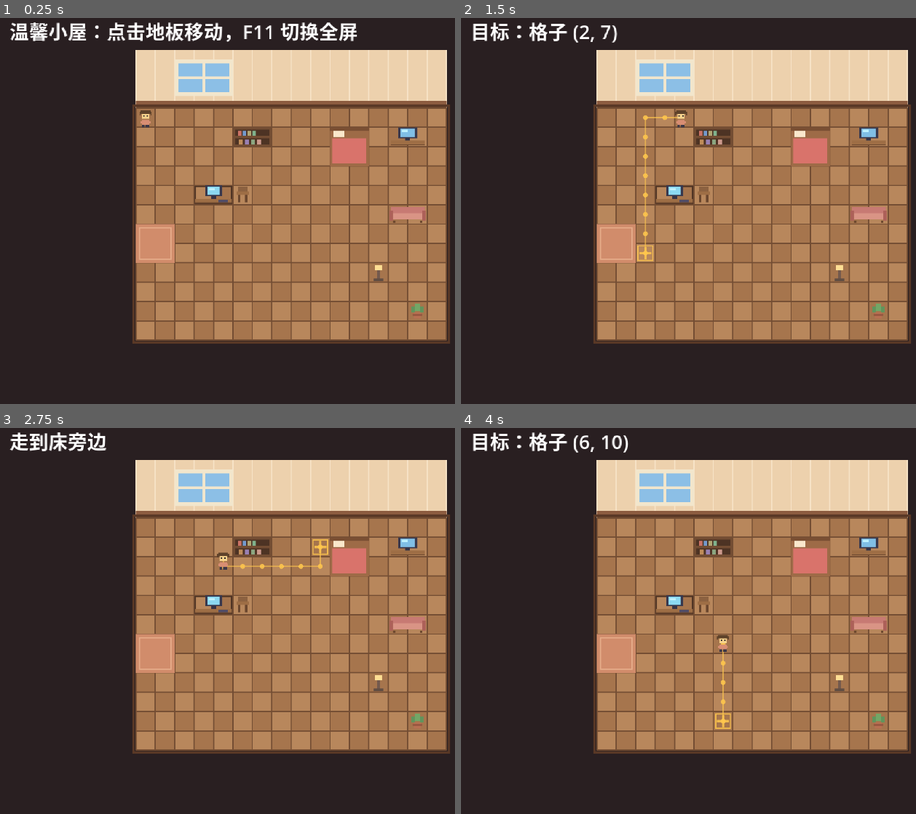
Above: before the commit, frames 1-4 (two rows, left to right).
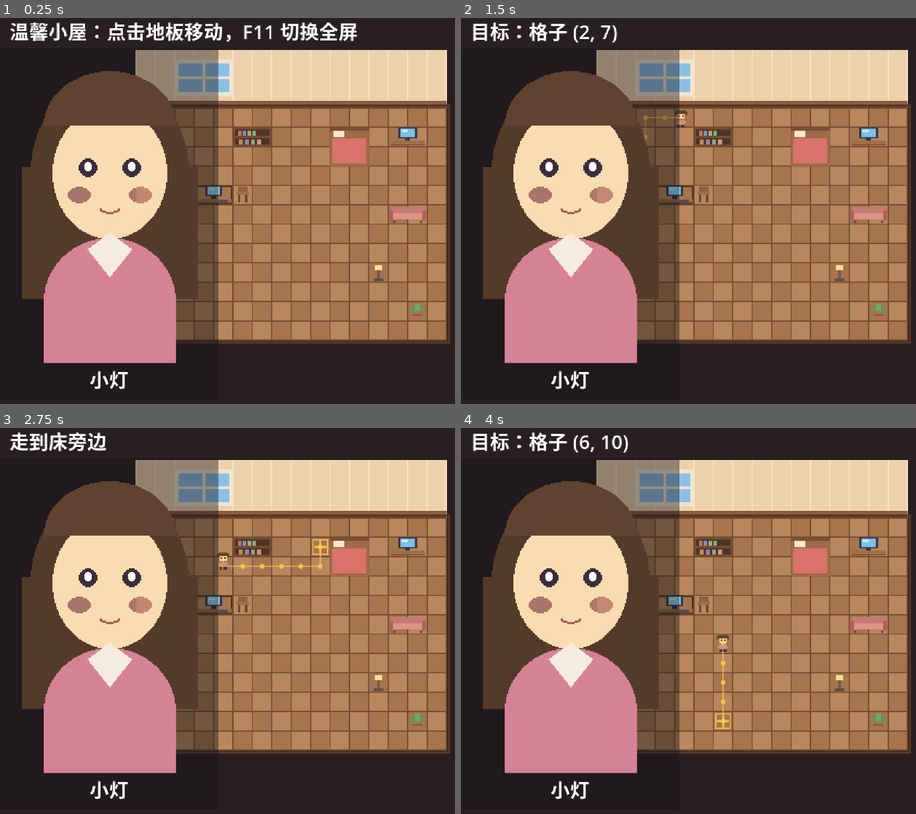
Above: after the commit, the same moments.

Repository: suan-11/ai-home
Game: Godot game, scene res://scenes/main.tscn
The game is run twice, just before and just after one commit, with the same random seed, the same clock (stepped at 60 frames per second) and the same inputs.
Inputs (mouse positions are in pixels of both pictures, inside the frame that each line leads up to):
- Up to frame 1 (0.25 s): no input
- Up to frame 2 (1.5 s): tap Enter at 0.5 s; move the mouse to (879, 203) at 0.52 s; click (879, 203) at 0.67 s; move the mouse to (633, 245) at 1.27 s; click (633, 245) at 1.42 s
- Up to frame 3 (2.75 s): move the mouse to (350, 539) at 2.02 s; click (350, 539) at 2.17 s
- Up to frame 4 (4 s): move the mouse to (724, 721) at 2.77 s; click (724, 721) at 2.92 s; move the mouse to (outside the picture) at 3.52 s; click (outside the picture) at 3.67 s

The runs differ from the first frame. In frame 1, 31% of the frame differs, in the area x 4-48%, y 8-97%; in frame 2, 31%; in frame 3, 31%; in frame 4, 31%.

Commit message:
feat: 左侧角色立绘叠加层（占位图），不移动房间位置
- 新增角色立绘占位图 portrait.png
- 主场景 UI 增加左侧叠加层：半透明底+立绘+名字
- 立绘层鼠标穿透，不影响房间互动
- 更新 README 与交互/开发/需求对齐文档
- 新增 preview_portrait.png 预览

Diff:
--- a/scenes/main.tscn
+++ b/scenes/main.tscn
@@ -1,7 +1,8 @@
-[gd_scene load_steps=3 format=3]
+[gd_scene load_steps=4 format=3]
 
 [ext_resource type="Script" path="res://scripts/GameMain.gd" id="1_main"]
 [ext_resource type="Script" path="res://scripts/char/char_controller.gd" id="2_char"]
+[ext_resource type="Texture2D" path="res://assets/chars/char_01/portrait.png" id="3_portrait"]
 
 [node name="Main" type="Node2D"]
 script = ExtResource("1_main")
@@ -20,5 +21,52 @@
 offset_left = 8.0
 offset_top = 8.0
 offset_right = 472.0
-offset_bottom = 34.0
+offset_bottom = 36.0
 text = "Phase 1 加载中…"
+
+[node name="PortraitLayer" type="ColorRect" parent="UI"]
+layout_mode = 1
+anchor_left = 0.0
+anchor_top = 0.5
+anchor_right = 0.0
+anchor_bottom = 0.5
+offset_left = 0.0
+offset_top = -145.0
+offset_right = 180.0
+offset_bottom = 145.0
+grow_horizontal = 0
+grow_vertical = 2
+mouse_filter = 2
+color = Color(0.08, 0.07, 0.09, 0.42)
+
+[node name="PortraitTexture" type="TextureRect" parent="UI/PortraitLayer"]
+layout_mode = 1
+anchors_preset = 15
+anchor_right = 1.0
+anchor_bottom = 1.0
+offset_left = 8.0
+offset_top = 8.0
+offset_right = -8.0
+offset_bottom = -30.0
+grow_horizontal = 2
+grow_vertical = 2
+mouse_filter = 2
+texture = ExtResource("3_portrait")
+expand_mode = 1
+stretch_mode = 5
+
+[node name="NameLabel" type="Label" parent="UI/PortraitLayer"]
+layout_mode = 1
+anchors_preset = 12
+anchor_top = 1.0
+anchor_right = 1.0
+anchor_bottom = 1.0
+offset_left = 8.0
+offset_top = -28.0
+offset_right = -8.0
+offset_bottom = -6.0
+grow_horizontal = 2
+grow_vertical = 2
+mouse_filter = 2
+text = "小灯"
+horizontal_alignment = 1
Binary file added: assets/chars/char_01/portrait.png
Binary file added: preview_portrait.png
Not shown, changed: README.md
Not shown, changed: doc/交互系统.md
Not shown, changed: doc/后续需求对齐.md
Not shown, changed: doc/开发文档.md
